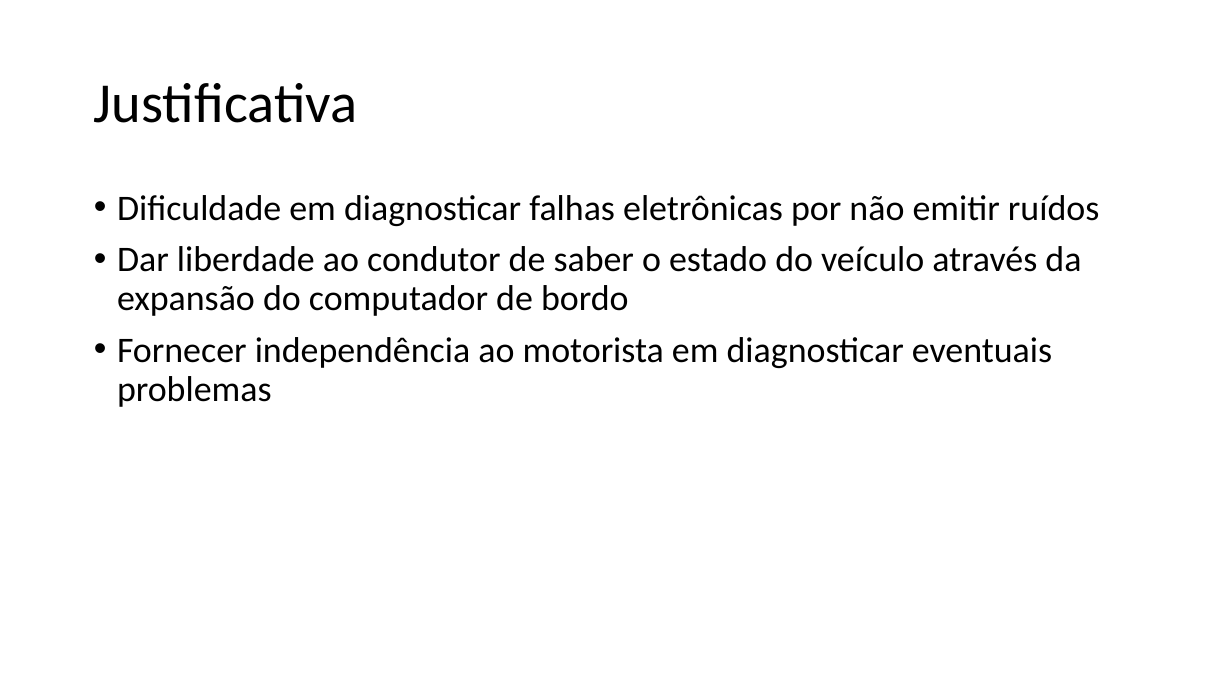
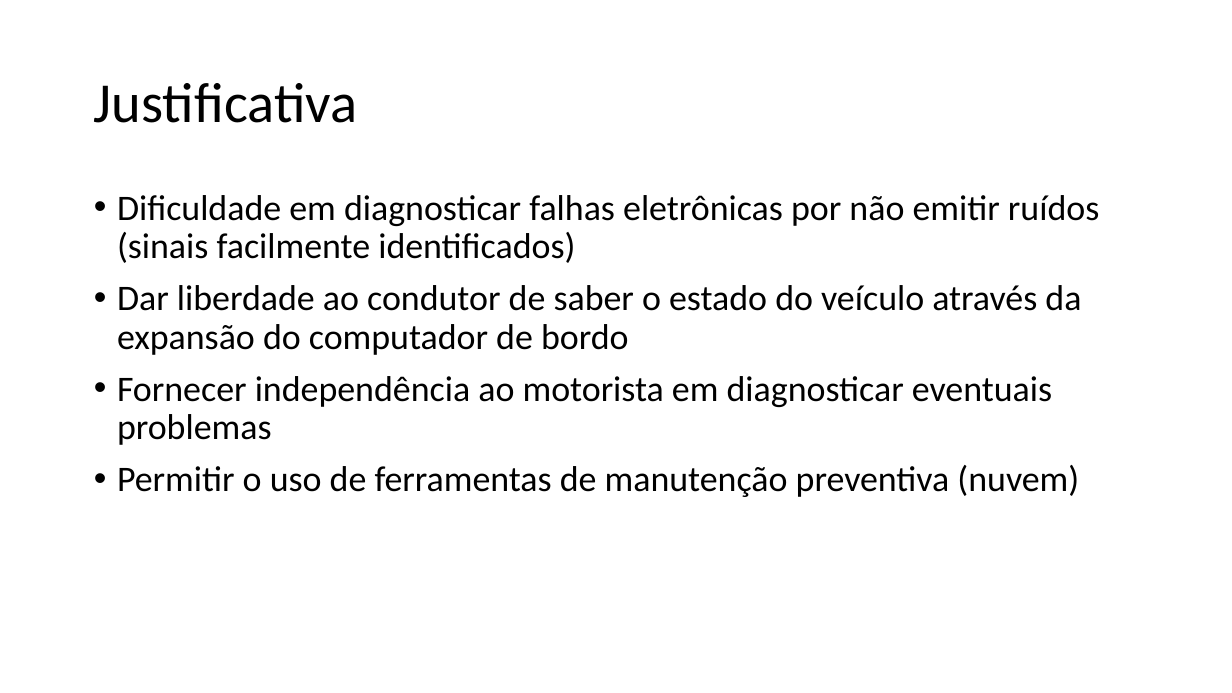
Before and after one commit to ruanlas/TADS2015, a slide deck: slide 4 of TCC-documentos/Apresentacao/TCC.pptx. Drawn at 1232x693 pixels with LibreOffice and Linux fonts; fonts in the diff are those of the drawing. Boxes give left, top, right and bottom in pixels: in the first picture for what was removed or moved away, otherwise in the second. Text is boxed around its words. In the diff, an @@ line names an element or a change of style, - is before the commit and + after.

```diff
--- a/TCC-documentos/Apresentacao/TCC.pptx
+++ b/TCC-documentos/Apresentacao/TCC.pptx
@@ text at [117, 195, 1099, 263]: text changed @@
-• Dificuldade em diagnosticar falhas eletrônicas por não emitir ruídos
+• Dificuldade em diagnosticar falhas eletrônicas por não emitir ruídos (sinais facilmente identificados)
@@ text at [117, 465, 1079, 497]: paragraph added @@
+• Permitir o uso de ferramentas de manutenção preventiva (nuvem)
```
Also in this commit, not shown: 4 other slides changed, 3 other files.
